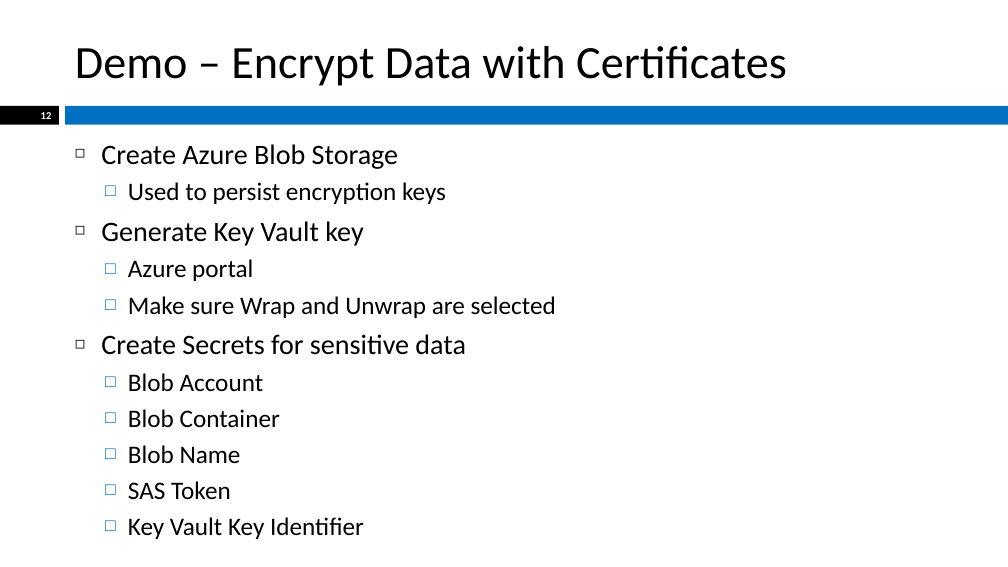
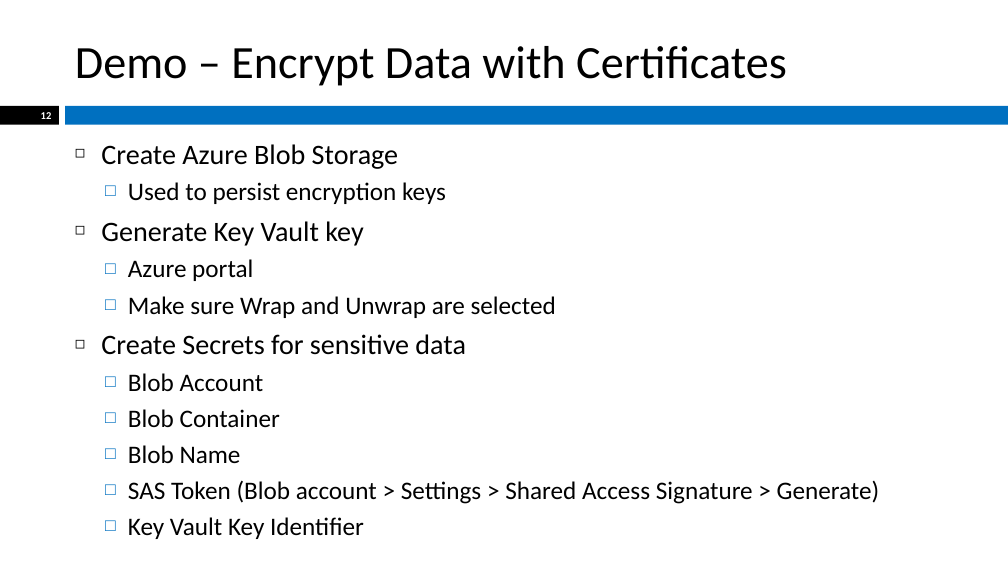
Before and after one commit to jeffstagg/AzureKeyVaultDemo, a slide deck: slide 12 of Phidiax_GABC_2019_JeffStagg.pptx. Drawn at 1008x567 pixels with LibreOffice and Linux fonts; fonts in the diff are those of the drawing; background and template pictures are left out. Boxes give left, top, right and bottom in pixels: in the first picture for what was removed or moved away, otherwise in the second. Text is boxed around its words. In the diff, an @@ line names an element or a change of style, - is before the commit and + after.

Commit message:
updating pptx

```diff
--- a/Phidiax_GABC_2019_JeffStagg.pptx
+++ b/Phidiax_GABC_2019_JeffStagg.pptx
@@ text at (x1=128, y1=480, x2=880, y2=504): text changed @@
-  □ SAS Token
+  □ SAS Token (Blob account > Settings > Shared Access Signature > Generate)
```
